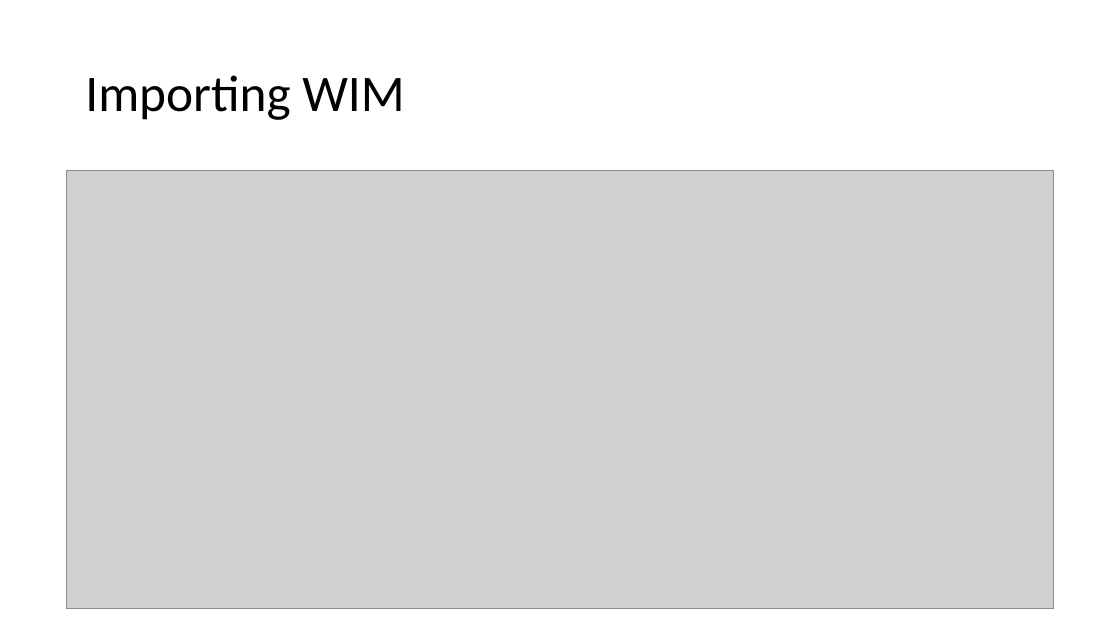
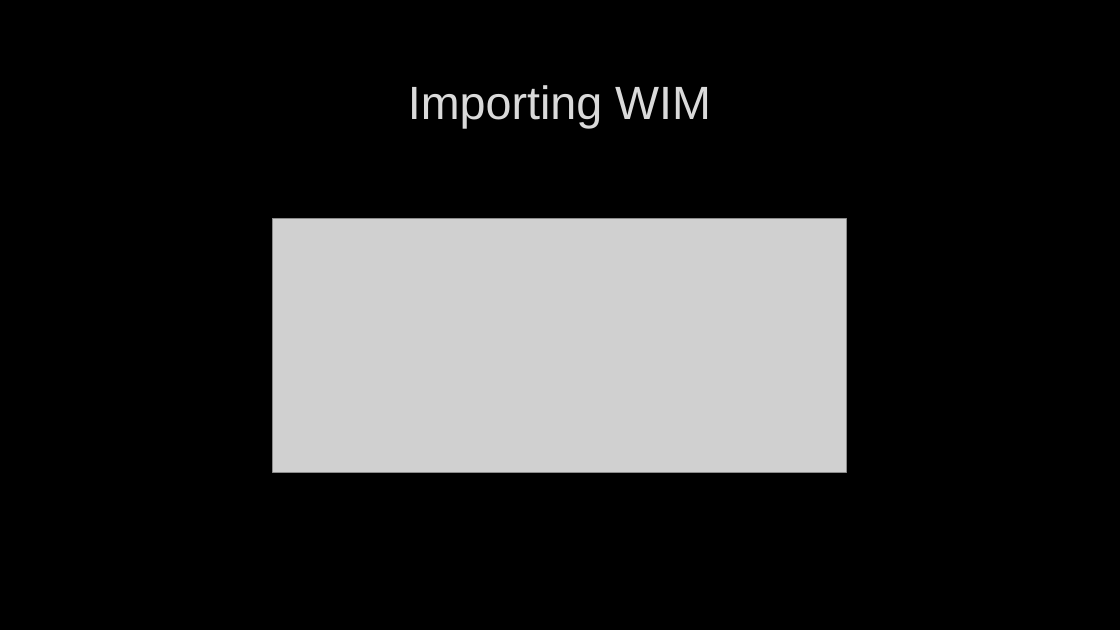
Before and after one commit to fydexx/HECC-2018, a slide deck: slide 6 of Part_02/Section01.pptx. Drawn at 1120x630 pixels with LibreOffice and Linux fonts; fonts in the diff are those of the drawing; grey boxes stand for pictures; background and template pictures are left out. Boxes give left, top, right and bottom in pixels: in the first picture for what was removed or moved away, otherwise in the second. Text is boxed around its words. In the diff, an @@ line names an element or a change of style, - is before the commit and + after.

```diff
--- a/Part_02/Section01.pptx
+++ b/Part_02/Section01.pptx
@@ background #FFFFFF to picture (left out) @@
@@ title "Importing WIM": place and size @@
-title "Importing WIM" at <box>85,75,404,120</box>
+title "Importing WIM" at <box>408,85,711,128</box>
@@ title "Importing WIM" at <box>408,85,711,128</box>: size 44 to 40 pt, font Calibri to Arial, text colour #000000 to #DADADA, letter outline none to #404040 0.75 pt; alignment left to centre; line spacing 0.9 to 1 @@
@@ picture: place and size @@
-picture at <box>66,171,1054,608</box>
+picture at <box>273,218,847,473</box>
```
Also in this commit, not shown: 10 other slides changed.
